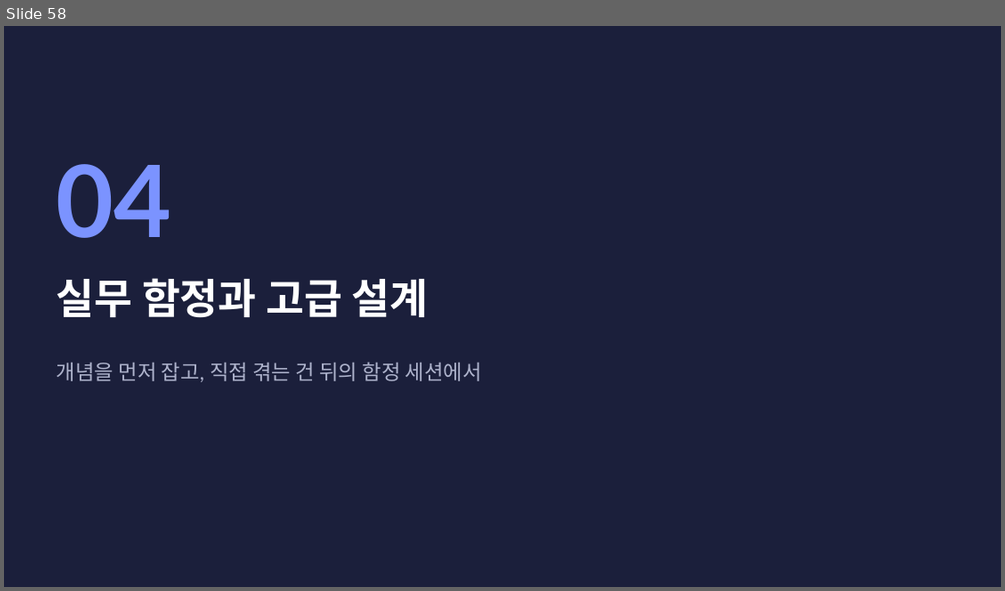
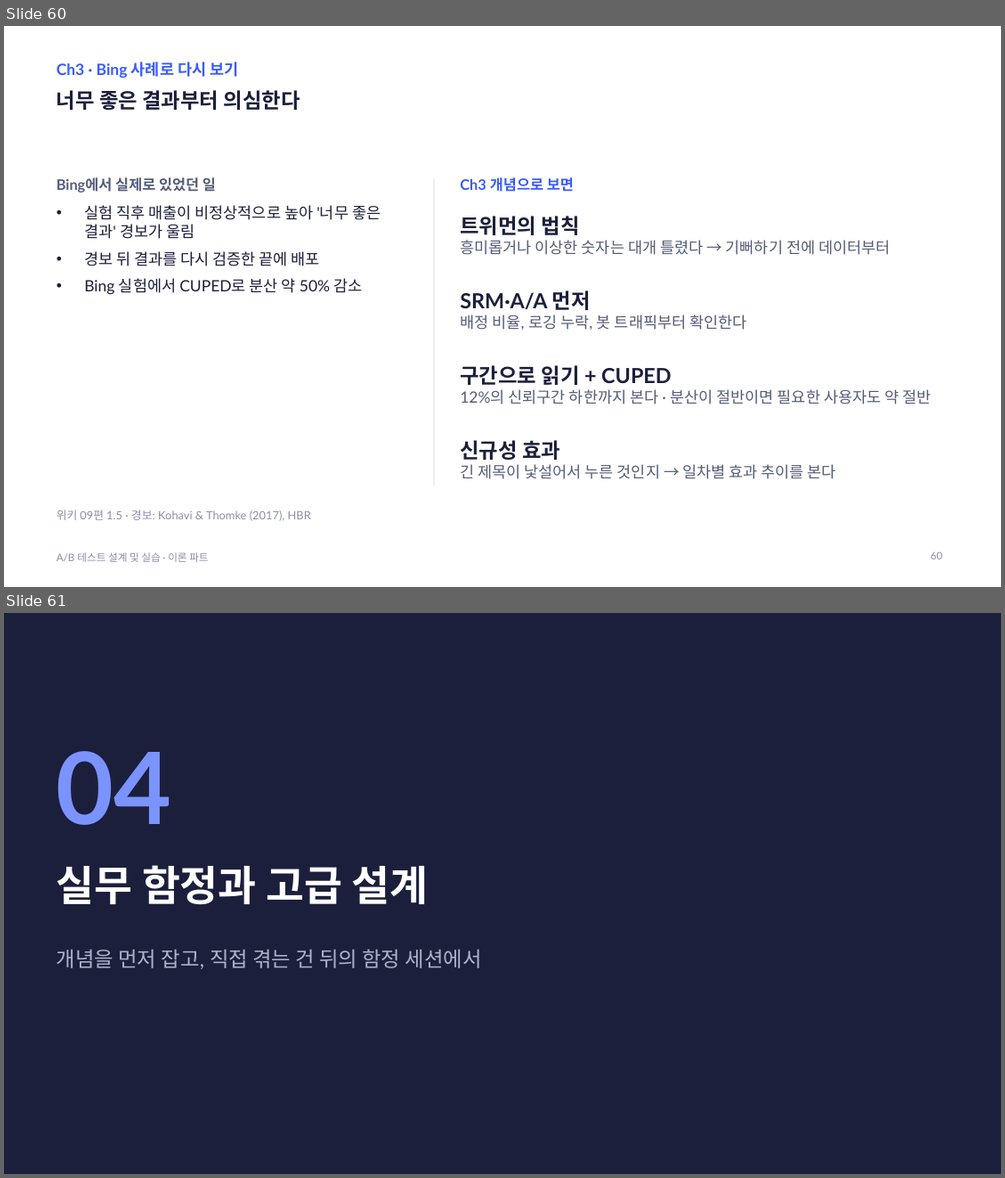
Before and after one commit to kkamret/quickmart-lab-rats, a slide deck: docs/lecture/ab-testing-theory.pptx. Shown one above the other, each under a label of ours: slide 58 before the commit, slides 60 and 61 after it. The pictures are 1005x591 and 1005x1178 pixels, drawn with LibreOffice and Linux fonts; fonts in the diff are those of the drawing. Boxes give left, top, right and bottom in pixels: in the first picture for what was removed or moved away, otherwise in the second. Text is boxed around its words. In the diff, an @@ line names an element or a change of style, - is before the commit and + after.

Commit message:
docs: 챕터별 Bing 사례 마무리 슬라이드 추가
Refs #16

```diff
--- a/docs/lecture/ab-testing-theory.pptx
+++ b/docs/lecture/ab-testing-theory.pptx
@@ slide 60 added at (4, 26, 1001, 587), background #FFFFFF @@
@@ text added at (57, 62, 238, 78), 15 pt, text #3A5BFF, bold @@
+Ch3 · Bing 사례로 다시 보기
@@ title added at (57, 90, 300, 110), 20 pt, text #1B1F3B, bold @@
+너무 좋은 결과부터 의심한다
@@ text added at (57, 177, 380, 294), 15 pt, text #1B1F3B @@
+Bing에서 실제로 있었던 일
+• 실험 직후 매출이 비정상적으로 높아 '너무 좋은 결과' 경보가 울림
+• 경보 뒤 결과를 다시 검증한 끝에 배포
+• Bing 실험에서 CUPED로 분산 약 50% 감소
@@ line added from (434, 179) to (434, 486), #E3E7F1 1 pt @@
@@ text added at (460, 177, 574, 192), 14 pt, text #3A5BFF, bold @@
+Ch3 개념으로 보면
@@ text added at (460, 216, 890, 255), 15 pt, text #555C7A @@
+트위먼의 법칙
+흥미롭거나 이상한 숫자는 대개 틀렸다 → 기뻐하기 전에 데이터부터
@@ text added at (460, 290, 746, 329), 15 pt, text #555C7A @@
+SRM·A/A 먼저
+배정 비율, 로깅 누락, 봇 트래픽부터 확인한다
@@ text added at (460, 365, 930, 404), 15 pt, text #555C7A @@
+구간으로 읽기 + CUPED
+12%의 신뢰구간 하한까지 본다 · 분산이 절반이면 필요한 사용자도 약 절반
@@ text added at (460, 440, 836, 479), 15 pt, text #555C7A @@
+신규성 효과
+긴 제목이 낯설어서 누른 것인지 → 일차별 효과 추이를 본다
@@ text added at (57, 509, 311, 521), 11 pt, text #8A90A8 @@
+위키 09편 1.5 · 경보: Kohavi & Thomke (2017), HBR
@@ text added at (57, 552, 208, 562), 10 pt, text #8A90A8 @@
+A/B 테스트 설계 및 실습 · 이론 파트
@@ page number added at (930, 551, 942, 559), 10 pt, text #8A90A8 @@
+60
@@ what was slide 58 is now slide 61 @@
```
Also in this commit, not shown: 6 slides changed, 4 other slides added, 2 other files.
